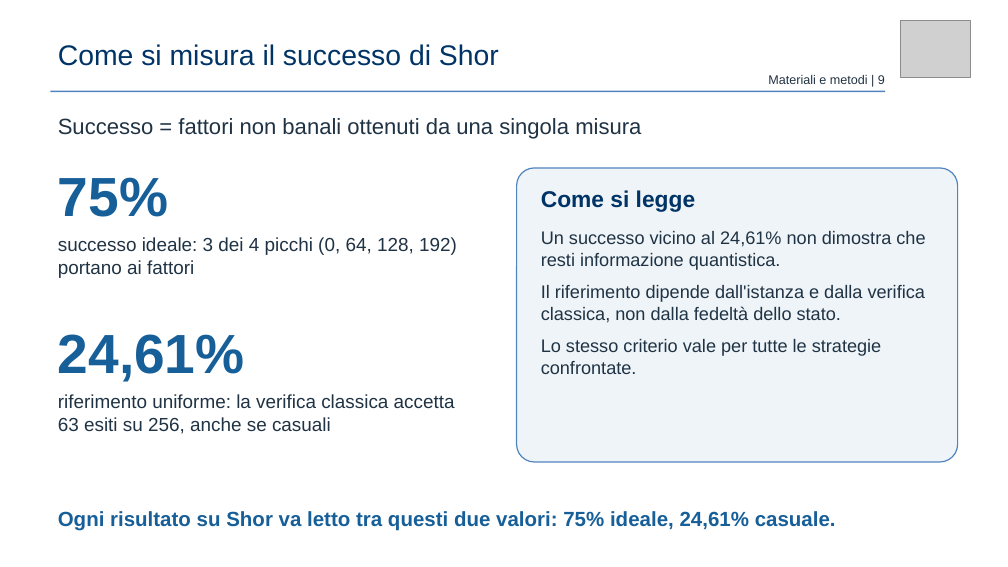
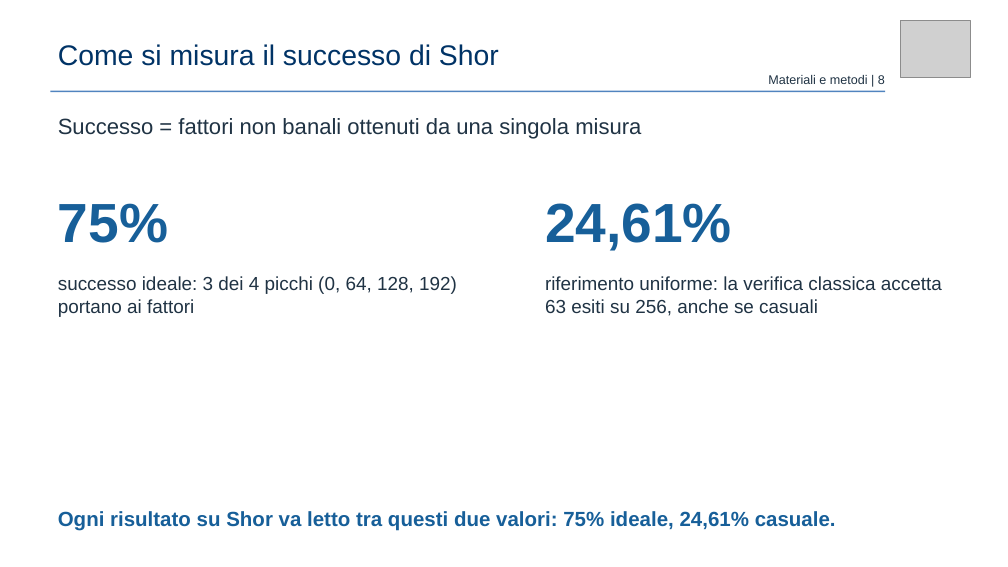
Before and after one commit to claudio-dragotta/shor-nisq-qec-thesis, a slide deck: slide 8 of presentazione/pptx prova/Dragotta Claudio.pptx (slide 9 before the commit). Drawn at 1008x567 pixels with LibreOffice and Linux fonts; fonts in the diff are those of the drawing; grey boxes stand for pictures. Boxes give left, top, right and bottom in pixels: in the first picture for what was removed or moved away, otherwise in the second. Text is boxed around its words. In the diff, an @@ line names an element or a change of style, - is before the commit and + after.

```diff
--- a/presentazione/pptx prova/Dragotta Claudio.pptx
+++ b/presentazione/pptx prova/Dragotta Claudio.pptx
@@ rounded rectangle removed at <box>516,168,957,462</box> @@
@@ text "75%": place and size @@
-text "75%" at <box>58,177,168,217</box>
+text "75%" at <box>58,203,168,243</box>
@@ text "24,61%": place and size @@
-text "24,61%" at <box>58,334,245,382</box>
+text "24,61%" at <box>545,203,732,251</box>
@@ text removed at <box>541,190,695,211</box> @@
-Come si legge
@@ text removed at <box>541,231,925,374</box> @@
-Un successo vicino al 24,61% non dimostra che resti informazione quantistica.
-Il riferimento dipende dall'istanza e dalla verifica classica, non dalla fedeltà dello stato.
-Lo stesso criterio vale per tutte le strategie confrontate.
@@ text "successo ideale: 3 dei 4 ...": place and size @@
-text "successo ideale: 3 dei 4 ..." at <box>58,237,457,278</box>
+text "successo ideale: 3 dei 4 ..." at <box>58,276,457,317</box>
@@ text "riferimento uniforme: la verifica classica ...": place and size @@
-text "riferimento uniforme: la verifica classica ..." at <box>58,394,455,434</box>
+text "riferimento uniforme: la verifica classica ..." at <box>545,276,942,316</box>
```
Also in this commit, not shown: 16 other slides changed, 1 slide added, 1 slide removed, 5 other files.
